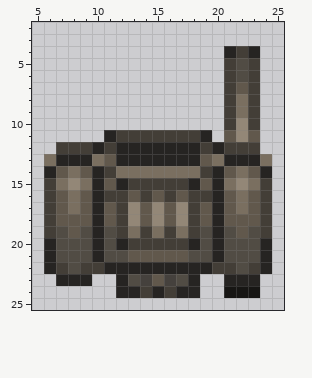
A pixel-art sprite gets an edit: Resources/Textures/_RMC14/Objects/Clothing/Back/Satchels/Marines/intel.rsi/icon.png. The picture above was drawn from the file before the commit.
The file is 32x32 pixels. Colours within 5 levels of each other are drawn and written as one. Shown: x 5..25, y 2..25.
And afterwards:
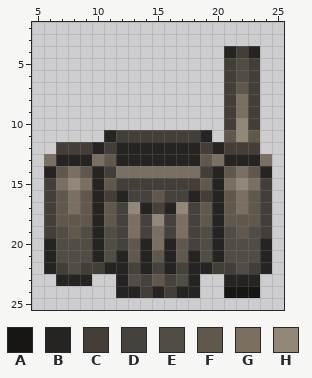
Palette (. is transparent): A #171614  B #262422  C #433e37  D #45413d  E #514c44  F #61584c  G #7a6f60  H #938777
The edit:
y 15: x 12 B -> C; x 18 B -> C
y 16: x 12..14 CFC -> BDD; x 16..18 CFC -> DDB
y 17: x 12 C -> D; x 14..16 FHF -> BDB; x 18 C -> D
y 18: x 12..14 CHF -> DGD; x 16..18 FHC -> DGD
y 19: x 12 C -> D; x 14 C -> D; x 16 C -> D; x 18 C -> D
y 20: x 12..18 BCCCCCB -> DFBGBFD
y 21: x 12 E -> B; x 14 F -> B; x 16 F -> B; x 18 E -> B
y 22: x 13 B -> D; x 15 B -> D; x 17 B -> D
Changed places in both pictures, as pixel boxes (x1, y1, x2, y2):
changed: (116, 178, 200, 274)
